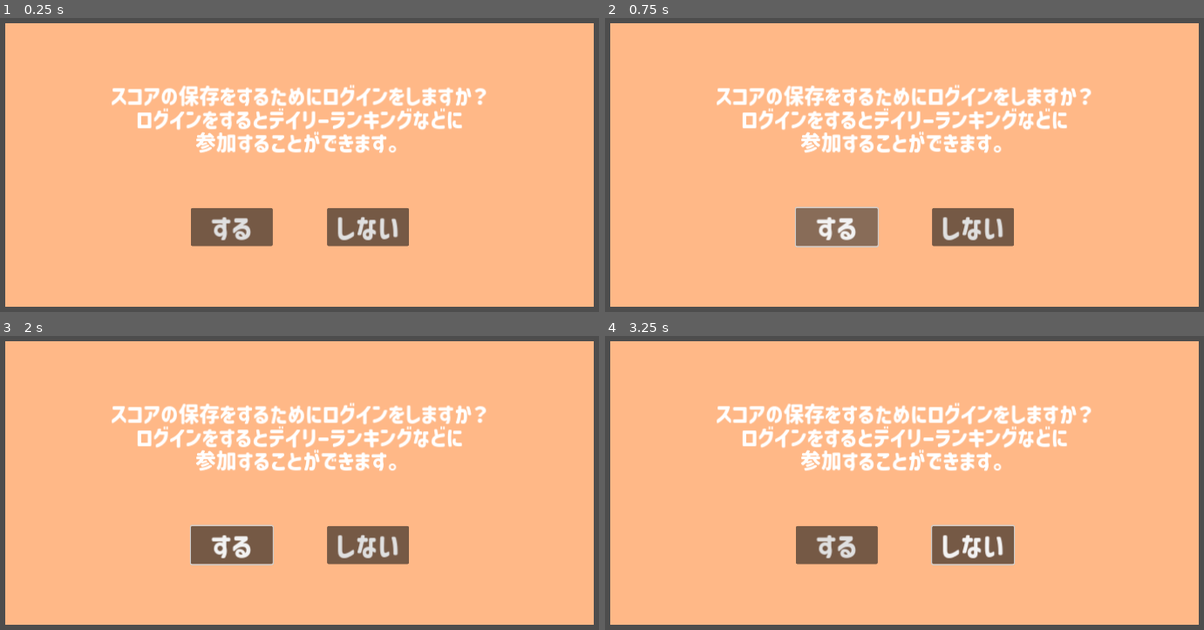
Above: before the commit, frames 1-4 (two rows, left to right).
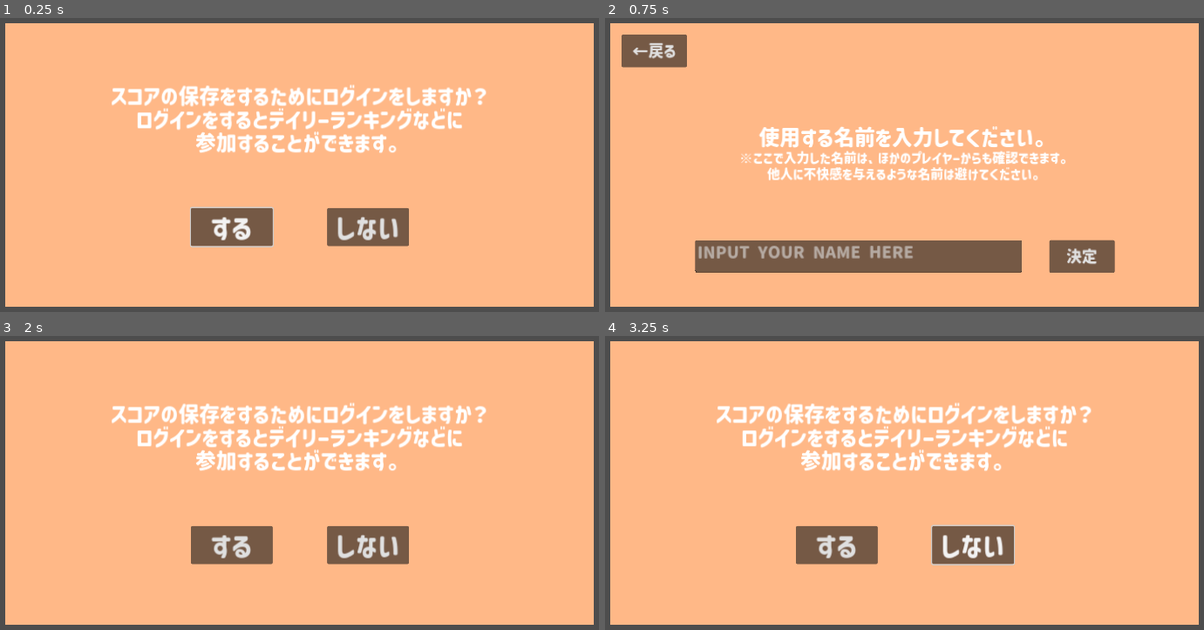
Above: after the commit, the same moments.

Repository: rikiaaaan/sustainable-development-game
Game: Godot game, scene res://login/login.tscn
Same seed, same stepped clock (60 frames per second), same inputs: the game is played once before the commit and once after it. This scene is started directly instead of the project's main scene.
Inputs (mouse positions are in pixels of both pictures, inside the frame that each line leads up to):
- Up to frame 1 (0.25 s): no input
- Up to frame 2 (0.75 s): click "する" at 0.5 s
- Up to frame 3 (2 s): click (47, 368) at 1.25 s, where only the run after the commit has a clickable "←戻る"
- Up to frame 4 (3.25 s): click "しない" at 2 s; tap Enter (pause) at 2.75 s; move the mouse to (1060, 462) at 2.77 s; hold D (kokuren_move_right) from 2.78 s (still down); hold Space (release_sdg) from 2.78 s (still down)

The runs differ from the first frame. In frame 1, 0.2% of the frame differs, in the area x 31-46%, y 64-79%; in frame 2, 19%, in the area x 2-86%, y 5-87%; in frame 3, 0.2%; in frame 4, nothing differs.
Error before the commit: Invalid call. Nonexistent function 'change_scene' in base 'Window'. (res://login/login.gd:28)
Error after the commit: Invalid call. Nonexistent function 'change_scene' in base 'Window'. (res://login/login.gd:65)

Commit message:
loginシーンでセーブデータの操作以外は正常に動くように実装

Diff:
--- a/autoloads/settings.gd
+++ b/autoloads/settings.gd
@@ -1,6 +1,8 @@
 extends Node
 
 @export var executable_dir:String = OS.get_executable_path().get_base_dir()
+@export var current_user_name:String = ""
+@export var is_login:bool = false
 
 const fake_savedata_name:String = "savedata.json"
 const actual_savedata_name:String = "libaccess_output_file_plugin.dll"
@@ -64,3 +66,38 @@
 
 
 	return
+
+
+func is_user_exists(user_name:String) -> bool:
+
+
+
+	return false
+
+
+func is_correct_password(password:String) -> bool:
+
+
+
+	return false
+
+
+func init_user_data(password:String) -> void:
+
+
+
+	return
+
+
+func login() -> void:
+
+	is_login = true
+
+	return
+
+
+func set_current_user(user_name:String) -> void:
+
+	current_user_name = user_name
+
+	return
--- a/login/login.gd
+++ b/login/login.gd
@@ -1,30 +1,131 @@
 extends Node
 
 var current_index:int = 0
+
+@onready var login_yes_button:Button = $Ui/Page0/AskLogin/HBoxContainer/YesButton
+
+@onready var welcome_message_label:Label = $Ui/Page2/MarginContainer/NewPassInput/WelcomeMessageLabel
+@onready var welcome_back_message_label:Label = $Ui/Page3/MarginContainer/PassInput/WelcomeBackMessageLabel
+@onready var input_your_name_here_label:Label = $Ui/Page1/MarginContainer/NameInput/InputYourNameHereLabel
+@onready var input_your_new_password_here_label:Label = $Ui/Page2/MarginContainer/NewPassInput/InputYourNewPasswordHereLabel
+@onready var input_your_password_here_label:Label = $Ui/Page3/MarginContainer/PassInput/InputYourPasswordHereLabel
+
+@onready var user_name_input:TextEdit = $Ui/Page1/MarginContainer/NameInput/HBoxContainer/TextEdit
+@onready var new_pass_input:TextEdit = $Ui/Page2/MarginContainer/NewPassInput/HBoxContainer/TextEdit
+@onready var pass_input:TextEdit = $Ui/Page3/MarginContainer/PassInput/HBoxContainer/TextEdit
+
+const WELCOME_MESSAGE:String = "ようこそ、%sさん！\nあなたのセーブデータを守るための\n新しく使用するパスワードを入力してください。"
+const WELLCOME_BACK_MESSAGE:String = "おかえりなさい、%sさん！\n設定されているパスワードを入力してください。"
+const PASSWORD_IS_INCORRECT:String = "パスワードが違います！"
+const INPUT_YOUR_PASSWORD_DUMBASS:String = "パスワードを入力してください！"
 
 
 func _ready() -> void:
 
 	set_page(0, false)
 
-	return
+	input_your_name_here_label.hide()
+	welcome_message_label.hide()
 
+	welcome_back_message_label.hide()
 
-func set_page(index:int, do_tween:bool=true) -> void:
-
-	for i in range(0, 4, 1):
-		var page:Control = get_node("Page%d" % [i])
-		if i == index:
-
-			pass
-		pass
-
+	login_yes_button.grab_focus()
 
 	return
 
 
-func _on_no_button_pressed() -> void:
+func set_page(index:int, _do_tween:bool=true) -> void:
+
+#	TODO
+#	var tween:Tween = create_tween()
+#	var before_page:Control = get_node("Page%d" % [current_index])
+#	before_page.modulate = Color(1,1,1,1)
+#	tween.set_ease(Tween.EASE_OUT_IN)
+#	tween.tween_property(before_page,"modulate", Color(1,1,1,0),0.25)
+
+	for i in range(0, 4, 1):
+		var page:Node = get_node("Ui/Page%d" % [i])
+		if i == index:
+			page.show()
+			page.process_mode = Node.PROCESS_MODE_INHERIT
+			pass
+		else:
+			page.hide()
+			page.process_mode = Node.PROCESS_MODE_DISABLED
+			pass
+		pass
+
+	current_index = index
+
+	return
+
+
+func go_to_title_scene() -> void:
 
 	get_parent().change_scene("title")
 
 	return
+
+
+func _on_page_set_button_pressed(index:int) -> void:
+
+	set_page(index)
+
+	return
+
+
+func _on_name_input_button_pressed() -> void:
+
+	var input_name:String = user_name_input.text
+
+	if input_name == "":
+		input_your_name_here_label.show()
+		return
+
+	input_your_name_here_label.hide()
+	Settings.set_current_user(input_name)
+	if Settings.is_user_exists(input_name):
+		welcome_back_message_label.text = WELLCOME_BACK_MESSAGE % [input_name]
+		set_page(3)
+		pass
+	else:
+		welcome_message_label.text = WELCOME_MESSAGE % [input_name]
+		set_page(2)
+		pass
+
+	return
+
+
+func _on_new_pass_input_button_pressed() -> void:
+
+	var input_password:String = new_pass_input.text
+	if input_password == "":
+		input_your_new_password_here_label.show()
+		return
+
+	input_your_new_password_here_label.hide()
+	Settings.init_user_data(input_password)
+	Settings.is_login = true
+	go_to_title_scene()
+
+	return
+
+
+func _on_pass_input_button_pressed() -> void:
+
+	var input_password:String = pass_input.text
+	if input_password == "":
+		input_your_password_here_label.text = INPUT_YOUR_PASSWORD_DUMBASS
+		input_your_password_here_label.show()
+		return
+
+	if !Settings.is_correct_password(input_password):
+		input_your_password_here_label.text = PASSWORD_IS_INCORRECT
+		input_your_password_here_label.show()
+		return
+
+	input_your_password_here_label.hide()
+	Settings.login()
+	go_to_title_scene()
+
+	return
--- a/login/login.tscn
+++ b/login/login.tscn
@@ -14,6 +14,21 @@
 [sub_resource type="LabelSettings" id="LabelSettings_ou51w"]
 font = ExtResource("1_485cf")
 font_size = 25
+
+[sub_resource type="LabelSettings" id="LabelSettings_ek4j0"]
+font = ExtResource("1_485cf")
+font_size = 30
+font_color = Color(1, 0, 0, 1)
+
+[sub_resource type="LabelSettings" id="LabelSettings_xsgof"]
+font = ExtResource("1_485cf")
+font_size = 30
+font_color = Color(1, 0, 0, 1)
+
+[sub_resource type="LabelSettings" id="LabelSettings_lyrgx"]
+font = ExtResource("1_485cf")
+font_size = 30
+font_color = Color(1, 0, 0, 1)
 
 [node name="login" type="Node"]
 script = ExtResource("1_nus1x")
@@ -35,6 +50,7 @@
 metadata/_edit_lock_ = true
 
 [node name="Page0" type="Control" parent="Ui"]
+visible = false
 anchors_preset = 0
 offset_left = 100.0
 offset_top = 100.0
@@ -133,6 +149,12 @@
 custom_minimum_size = Vector2(0, 100)
 layout_mode = 2
 
+[node name="InputYourNameHereLabel" type="Label" parent="Ui/Page1/MarginContainer/NameInput"]
+layout_mode = 2
+text = "名前を入力してください！"
+label_settings = SubResource("LabelSettings_ek4j0")
+horizontal_alignment = 1
+
 [node name="HBoxContainer" type="HBoxContainer" parent="Ui/Page1/MarginContainer/NameInput"]
 layout_mode = 2
 theme_override_constants/separation = 50
@@ -145,7 +167,7 @@
 theme_override_font_sizes/font_size = 30
 placeholder_text = "INPUT YOUR NAME HERE"
 
-[node name="Button" type="Button" parent="Ui/Page1/MarginContainer/NameInput/HBoxContainer"]
+[node name="NameInputButton" type="Button" parent="Ui/Page1/MarginContainer/NameInput/HBoxContainer"]
 custom_minimum_size = Vector2(120, 60)
 layout_mode = 2
 theme_override_fonts/font = ExtResource("1_485cf")
@@ -162,6 +184,7 @@
 metadata/_edit_lock_ = true
 
 [node name="MarginContainer" type="MarginContainer" parent="Ui/Page2"]
+layout_mode = 0
 offset_right = 1080.0
 offset_bottom = 520.0
 theme_override_constants/margin_left = 20
@@ -186,7 +209,7 @@
 custom_minimum_size = Vector2(0, 30)
 layout_mode = 2
 
-[node name="Label" type="Label" parent="Ui/Page2/MarginContainer/NewPassInput"]
+[node name="WelcomeMessageLabel" type="Label" parent="Ui/Page2/MarginContainer/NewPassInput"]
 layout_mode = 2
 size_flags_horizontal = 4
 text = "ようこそ、[your_name]さん！
@@ -207,6 +230,12 @@
 custom_minimum_size = Vector2(0, 85)
 layout_mode = 2
 
+[node name="InputYourNewPasswordHereLabel" type="Label" parent="Ui/Page2/MarginContainer/NewPassInput"]
+layout_mode = 2
+text = "パスワードを入力してください！"
+label_settings = SubResource("LabelSettings_xsgof")
+horizontal_alignment = 1
+
 [node name="HBoxContainer" type="HBoxContainer" parent="Ui/Page2/MarginContainer/NewPassInput"]
 layout_mode = 2
 theme_override_constants/separation = 50
@@ -219,7 +248,7 @@
 theme_override_font_sizes/font_size = 30
 placeholder_text = "INPUT YOUR PASSWORD HERE"
 
-[node name="Button" type="Button" parent="Ui/Page2/MarginContainer/NewPassInput/HBoxContainer"]
+[node name="NewPassInputButton" type="Button" parent="Ui/Page2/MarginContainer/NewPassInput/HBoxContainer"]
 custom_minimum_size = Vector2(120, 60)
 layout_mode = 2
 theme_override_fonts/font = ExtResource("1_485cf")
@@ -236,6 +265,7 @@
 metadata/_edit_lock_ = true
 
 [node name="MarginContainer" type="MarginContainer" parent="Ui/Page3"]
+layout_mode = 0
 offset_right = 1080.0
 offset_bottom = 520.0
 theme_override_constants/margin_left = 20
@@ -260,7 +290,7 @@
 custom_minimum_size = Vector2(0, 50)
 layout_mode = 2
 
-[node name="Label" type="Label" parent="Ui/Page3/MarginContainer/PassInput"]
+[node name="WelcomeBackMessageLabel" type="Label" parent="Ui/Page3/MarginContainer/PassInput"]
 layout_mode = 2
 size_flags_horizontal = 4
 text = "おかえりなさい、[your_name]さん！
@@ -278,6 +308,12 @@
 custom_minimum_size = Vector2(0, 140)
 layout_mode = 2
 
+[node name="InputYourPasswordHereLabel" type="Label" parent="Ui/Page3/MarginContainer/PassInput"]
+layout_mode = 2
+text = "パスワードを入力してください！"
+label_settings = SubResource("LabelSettings_lyrgx")
+horizontal_alignment = 1
+
 [node name="HBoxContainer" type="HBoxContainer" parent="Ui/Page3/MarginContainer/PassInput"]
 layout_mode = 2
 theme_override_constants/separation = 50
@@ -290,11 +326,18 @@
 theme_override_font_sizes/font_size = 30
 placeholder_text = "INPUT YOUR PASSWORD HERE"
 
-[node name="Button" type="Button" parent="Ui/Page3/MarginContainer/PassInput/HBoxContainer"]
+[node name="PassInputButton" type="Button" parent="Ui/Page3/MarginContainer/PassInput/HBoxContainer"]
 custom_minimum_size = Vector2(120, 60)
 layout_mode = 2
 theme_override_fonts/font = ExtResource("1_485cf")
 theme_override_font_sizes/font_size = 30
 text = "決定"
 
-[connection signal="pressed" from="Ui/Page0/AskLogin/HBoxContainer/NoButton" to="." method="_on_no_button_pressed"]
+[connection signal="pressed" from="Ui/Page0/AskLogin/HBoxContainer/YesButton" to="." method="_on_page_set_button_pressed" binds= [1]]
+[connection signal="pressed" from="Ui/Page0/AskLogin/HBoxContainer/NoButton" to="." method="go_to_title_scene"]
+[connection signal="pressed" from="Ui/Page1/MarginContainer/NameInput/BackButton" to="." method="_on_page_set_button_pressed" binds= [0]]
+[connection signal="pressed" from="Ui/Page1/MarginContainer/NameInput/HBoxContainer/NameInputButton" to="." method="_on_name_input_button_pressed"]
+[connection signal="pressed" from="Ui/Page2/MarginContainer/NewPassInput/BackButton" to="." method="_on_page_set_button_pressed" binds= [1]]
+[connection signal="pressed" from="Ui/Page2/MarginContainer/NewPassInput/HBoxContainer/NewPassInputButton" to="." method="_on_new_pass_input_button_pressed"]
+[connection signal="pressed" from="Ui/Page3/MarginContainer/PassInput/BackButton" to="." method="_on_page_set_button_pressed" binds= [1]]
+[connection signal="pressed" from="Ui/Page3/MarginContainer/PassInput/HBoxContainer/PassInputButton" to="." method="_on_pass_input_button_pressed"]
Not shown: 1 places in login/login.tscn that only renumber resources
